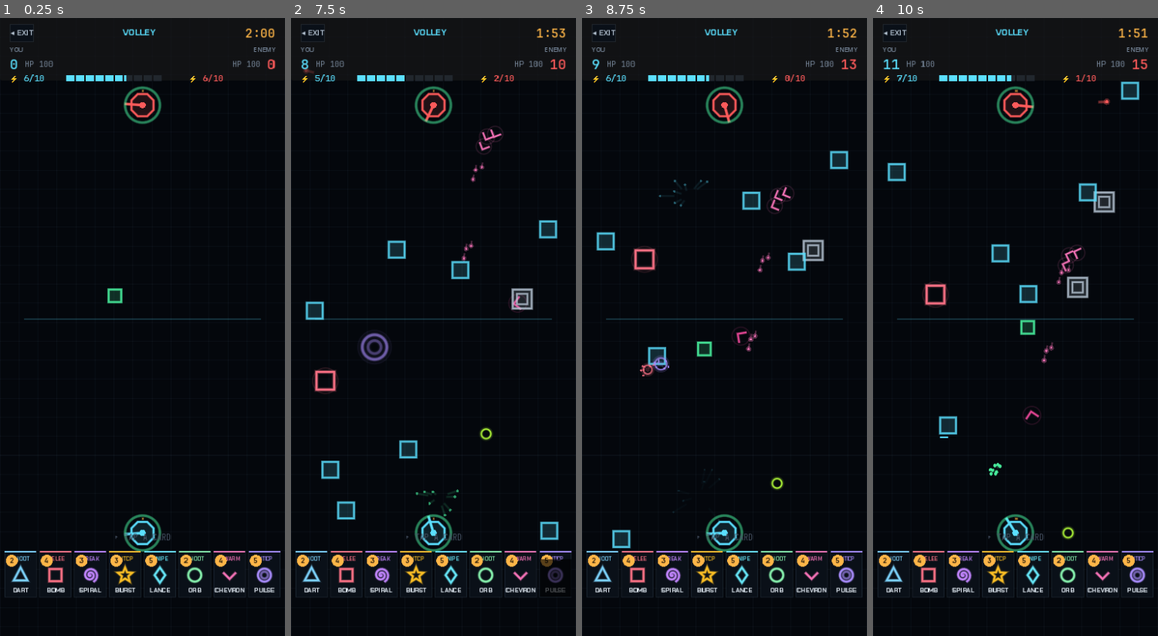
Above: before the commit, frames 1-4 (left to right).
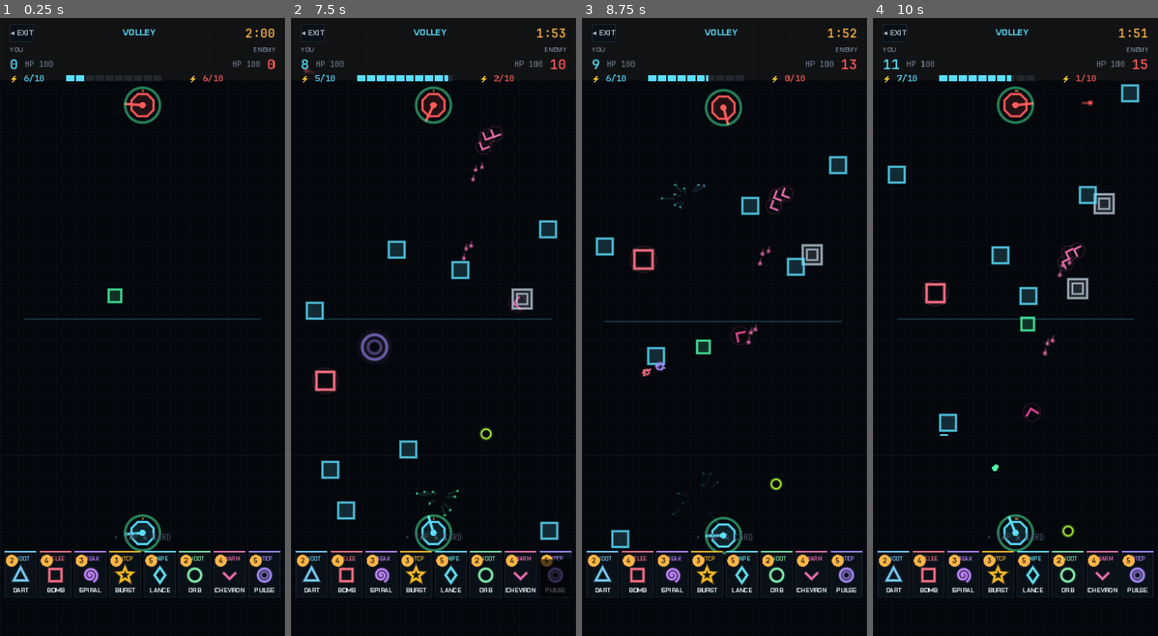
Above: after the commit, the same moments.

Repository: Catalyst86/battle-vector
Game: Godot game, scene res://scenes/match/volley/match_volley.tscn
The game is run twice, just before and just after one commit, with the same random seed, the same clock (stepped at 60 frames per second) and the same inputs. This scene is started directly instead of the project's main scene.
Inputs (mouse positions are in pixels of both pictures, inside the frame that each line leads up to):
- Up to frame 1 (0.25 s): no input
- Up to frame 2 (7.5 s): tap A at 0.5 s; move the mouse to (310, 574) at 0.52 s; click (310, 574) at 0.67 s; move the mouse to (345, 574) at 1.27 s; click (345, 574) at 1.42 s; move the mouse to (382, 574) at 2.02 s; click (382, 574) at 2.17 s; move the mouse to (416, 574) at 2.77 s; click (416, 574) at 2.92 s; move the mouse to (450, 574) at 3.52 s; click (450, 574) at 3.67 s; move the mouse to (484, 574) at 4.27 s; click (484, 574) at 4.42 s; move the mouse to (521, 574) at 5.02 s; click (521, 574) at 5.17 s; move the mouse to (556, 574) at 5.77 s; click (556, 574) at 5.92 s; move the mouse to (496, 296) at 6.52 s; click (496, 296) at 6.67 s; move the mouse to (376, 357) at 7.27 s; click (376, 357) at 7.42 s
- Up to frame 3 (8.75 s): tap A at 8 s; move the mouse to (753, 191) at 8.02 s; click (753, 191) at 8.17 s
- Up to frame 4 (10 s): tap A at 8.75, 9.5 s; move the mouse to (1001, 450) at 8.77 s; click (1001, 450) at 8.92 s; move the mouse to (1101, 419) at 9.52 s; click (1101, 419) at 9.67 s

The runs differ from the first frame. In frame 1, 0.1% of the frame differs, in the area x 30-45%, y 9-11%; in frame 2, 0.1%; in frame 3, 3.5%, in the area x 4-94%, y 9-87%; in frame 4, 1.8%.

Commit message:
feat(feel): combat juice pass — hit SFX, hit-pause, tweens
Combat now lands with weight. Unit take_damage plays the role-weighted
hit SFX on non-lethal hits (lethal falls through to the death SFX so
there's no overlap). Square non-lethal hits also play — gated to
armored/elite/boss so the 300-kill match doesn't drown in hit_light.

Volley gun destruction is no longer silent: death_heavy + big shake +
100ms hit-pause + 120ms haptic punch sell the lane-collapse moment.
Non-lethal gun hits get a small thump + mini shake.

Hit-pause helper added to both match controllers (classic + volley).
Uses ignore_time_scale on the restore timer so the pause restores on
wall-clock rather than stalling inside itself. Gated by the same
screen_shake_enabled toggle as shake — players who disable motion get
no freeze either.

Vignette pulses red on player base damage in classic match. ManaBar
lerps displayed value toward target at 8 pips/sec so deploys drain
smoothly instead of snapping. Square death SFX pitch range widened
±4→±10% to stop the 300-kill-match drone.

Diff:
--- a/vector/scripts/match/match.gd
+++ b/vector/scripts/match/match.gd
@@ -581,8 +581,11 @@
 			DailyOps.track(&"destroy_squares", hits)
 	else:
 		# side == 0 = our own base — nudge the player's phone so they feel
-		# the hit even if they're looking elsewhere on screen.
+		# the hit even if they're looking elsewhere on screen. Vignette
+		# pulse + small hit-pause sell the "taking fire" beat.
 		PlayerProfile.buzz(55)
+		pulse_vignette(0.45 + 0.05 * float(hits))
+		hit_pause(0.04)
 	_check_win()
 	_update_coach()
 
@@ -593,6 +596,46 @@
 	if PlayerProfile != null and PlayerProfile.data != null and not PlayerProfile.data.screen_shake_enabled:
 		return
 	_shake = maxf(_shake, amount)
+
+## Public: brief engine-wide hit-pause on significant events (kills with
+## shockwave, base hits, game-over beats). Scales time down to near-zero for
+## `seconds`, then restores — reads as a freeze-frame punctuating the hit.
+## Uses the ignore_time_scale timer param so the restore fires on wall-clock
+## time rather than stalling forever inside the pause itself.
+var _hit_pause_active: bool = false
+func hit_pause(seconds: float) -> void:
+	if seconds <= 0.0 or _hit_pause_active:
+		return
+	if PlayerProfile != null and PlayerProfile.data != null and not PlayerProfile.data.screen_shake_enabled:
+		return  # same toggle as shake — players who disable motion get no freeze either
+	_hit_pause_active = true
+	Engine.time_scale = 0.08
+	await get_tree().create_timer(seconds, true, false, true).timeout
+	Engine.time_scale = 1.0
+	_hit_pause_active = false
+
+## Public: pulse the vignette briefly when the player's base takes damage.
+## Ramps intensity up + tints red, then decays back. Gated to player-side
+## hits only so the enemy base taking damage (a win moment) doesn't punish
+## the player's screen.
+func pulse_vignette(strength: float = 0.55) -> void:
+	var vig: ColorRect = $Vignette/VignetteRect if has_node("Vignette/VignetteRect") else null
+	if vig == null or vig.material == null:
+		return
+	var mat: ShaderMaterial = vig.material as ShaderMaterial
+	if mat == null:
+		return
+	var base_intensity: float = 0.42
+	var base_tint: Color = Color(0, 0, 0, 1)
+	mat.set_shader_parameter("intensity", base_intensity + strength)
+	mat.set_shader_parameter("tint", Color(0.85, 0.2, 0.25, 1))
+	var tw := create_tween().set_parallel(true)
+	tw.tween_method(func(v: float):
+		mat.set_shader_parameter("intensity", v),
+		base_intensity + strength, base_intensity, 0.45).set_trans(Tween.TRANS_QUAD)
+	tw.tween_method(func(c: Color):
+		mat.set_shader_parameter("tint", c),
+		Color(0.85, 0.2, 0.25, 1), base_tint, 0.45).set_trans(Tween.TRANS_QUAD)
 
 func _update_shake(delta: float) -> void:
 	if _shake > 0.05:
--- a/vector/scripts/match/projectile.gd
+++ b/vector/scripts/match/projectile.gd
@@ -97,6 +97,8 @@
 			_hit_ids.append(id)
 			if u.has_method("take_damage"):
 				u.take_damage(damage)
+			# Hit SFX is emitted by the target's own take_damage (non-lethal)
+			# or its death SFX (lethal) — no need to double-fire here.
 			if not pierces:
 				_release()
 				return
--- a/vector/scripts/match/unit.gd
+++ b/vector/scripts/match/unit.gd
@@ -93,6 +93,10 @@
 	_flash = 1.0
 	if hp <= 0.0:
 		_die()
+	elif card != null:
+		# Non-lethal hit — play the size-weighted hit SFX. Lethal hits fall
+		# through to _die() which emits the death SFX instead (no overlap).
+		SfxBank.play_event(card, &"hit")
 
 func _die() -> void:
 	if card != null:
@@ -102,6 +106,9 @@
 			_aoe_damage(card.on_death_shockwave_radius, card.on_death_shockwave_damage * level_mult)
 			_spawn_fx(world_pos, card.on_death_shockwave_radius, card.color, 0.55)
 			get_tree().call_group("match", "shake", 6.0)
+			# Bigger units get a brief hit-pause on death — the shockwave
+			# kill reads as a beat rather than a blur.
+			get_tree().call_group("match", "hit_pause", 0.06)
 		else:
 			get_tree().call_group("match", "shake", 2.0)
 		if card.on_death_spawn != null:
--- a/vector/scripts/match/volley/gun.gd
+++ b/vector/scripts/match/volley/gun.gd
@@ -79,9 +79,21 @@
 		return
 	hp = maxf(0.0, hp - amount)
 	hp_changed.emit(hp, _hp_max)
-	if hp <= 0.0:
+	# Lane-hit feedback on non-lethal damage — light thump + small shake so
+	# gun-side pressure reads as impact, not just a number ticking down.
+	if hp > 0.0:
+		SfxBank.play(&"hit_heavy", 0.06)
+		get_tree().call_group("match", "shake", 2.5)
+	else:
 		_reboot_timer = REBOOT_DURATION
 		destroyed.emit()
+		# Gun destruction is a major beat — fanfare SFX + big shake + brief
+		# hit-pause so the player feels the lane collapse.
+		SfxBank.play(&"death_heavy", 0.04)
+		get_tree().call_group("match", "shake", 10.0)
+		get_tree().call_group("match", "hit_pause", 0.10)
+		if PlayerProfile != null and not is_enemy:
+			PlayerProfile.buzz(120)
 
 func apply_stun(seconds: float) -> void:
 	_stun_timer = maxf(_stun_timer, seconds * _stun_mult)
--- a/vector/scripts/match/volley/match_volley.gd
+++ b/vector/scripts/match/volley/match_volley.gd
@@ -264,6 +264,7 @@
 	_check_early_win()
 
 func _process(delta: float) -> void:
+	_update_shake(delta)
 	if phase == Phase.OVER:
 		return
 	# Mana regen — matches classic rate so deck-builders transfer feel.
@@ -440,6 +441,43 @@
 		rewards.get("levels", 0),
 		"%d VS %d KILLS" % [_player_score, _enemy_score],
 	)
+
+## Public: brief engine-wide hit-pause on significant events (kills with
+## shockwave, gun destruction). Uses the ignore_time_scale timer param so
+## the restore fires on wall-clock time rather than stalling forever inside
+## the pause itself.
+var _hit_pause_active: bool = false
+func hit_pause(seconds: float) -> void:
+	if seconds <= 0.0 or _hit_pause_active:
+		return
+	if PlayerProfile != null and PlayerProfile.data != null and not PlayerProfile.data.screen_shake_enabled:
+		return
+	_hit_pause_active = true
+	Engine.time_scale = 0.08
+	await get_tree().create_timer(seconds, true, false, true).timeout
+	Engine.time_scale = 1.0
+	_hit_pause_active = false
+
+## Public: screen shake stub so `call_group("match", "shake", n)` from unit.gd
+## works in Volley too. Ramps a counter that's consumed by the viewport each
+## frame — simple because Volley's field is flat and doesn't translate.
+var _shake: float = 0.0
+var _field_base_pos: Vector2 = Vector2.ZERO
+func shake(amount: float) -> void:
+	if PlayerProfile != null and PlayerProfile.data != null and not PlayerProfile.data.screen_shake_enabled:
+		return
+	_shake = maxf(_shake, amount)
+
+func _update_shake(delta: float) -> void:
+	if field == null or not is_instance_valid(field):
+		return
+	if _shake > 0.05:
+		_shake = maxf(0.0, _shake - delta * 30.0)
+		field.position = _field_base_pos + Vector2(
+			randf_range(-_shake, _shake),
+			randf_range(-_shake, _shake))
+	elif field.position != _field_base_pos:
+		field.position = _field_base_pos
 
 func _refresh_hud() -> void:
 	var total_secs: int = maxi(0, int(ceil(_time_left)))
--- a/vector/scripts/match/volley/square.gd
+++ b/vector/scripts/match/volley/square.gd
@@ -57,6 +57,12 @@
 		_spawn_death_fx()
 		destroyed.emit(from_enemy, _score)
 		queue_free()
+	elif tier == Tier.ARMORED or tier == Tier.ELITE or tier == Tier.BOSS:
+		# Only beefy tiers play hit SFX — standard/fast squares die in 1-2
+		# bolts and the death pop alone is feedback. Playing hit for every
+		# standard would be ~5 SFX/sec constant (~600 per match) and drown
+		# everything else.
+		SfxBank.play(&"hit_heavy", 0.08)
 
 ## Pop on kill — burst particle + tier-weighted SFX. Handoff calls this out
 ## as the single highest-impact feel uplift in the project; worth doing
@@ -71,7 +77,10 @@
 	var id: StringName = &"death_small"
 	if tier == Tier.ARMORED or tier == Tier.ELITE or tier == Tier.BOSS:
 		id = &"death_heavy"
-	SfxBank.play(id)
+	# Wider pitch spread (±10%) — a match destroys 300+ squares and the
+	# default ±4% blurs into a single drone by minute two. The extra range
+	# keeps each pop individually audible.
+	SfxBank.play(id, 0.10)
 
 func _process(delta: float) -> void:
 	_age += delta
--- a/vector/scripts/ui/mana_bar.gd
+++ b/vector/scripts/ui/mana_bar.gd
@@ -9,7 +9,11 @@
 @export var pip_color: Color = Color("fbbf24")
 @export var dim_color: Color = Color(1, 1, 1, 0.12)
 
+## Displayed mana value — lerps toward `_target_mana` each frame so deploys
+## read as a smooth drain rather than a snap. Callers still push the real
+## value via `set_value`.
 var _mana: float = 0.0
+var _target_mana: float = 0.0
 var _max: int = 10
 var _pulse_t: float = 0.0
 
@@ -19,6 +23,11 @@
 	queue_redraw()
 
 func _process(delta: float) -> void:
+	# Smooth the displayed value toward the target. Fast enough (8/sec) that
+	# a 2-cost deploy reads as a ~0.25s drain, slow enough to feel animated.
+	if absf(_mana - _target_mana) > 0.01:
+		_mana = move_toward(_mana, _target_mana, delta * 8.0)
+		queue_redraw()
 	if _mana >= float(_max) - 0.01:
 		_pulse_t += delta
 		queue_redraw()
@@ -27,9 +36,8 @@
 		queue_redraw()
 
 func set_value(mana: float, mana_max: int) -> void:
-	_mana = mana
+	_target_mana = mana
 	_max = max(1, mana_max)
-	queue_redraw()
 
 func _draw() -> void:
 	var n := pip_count
